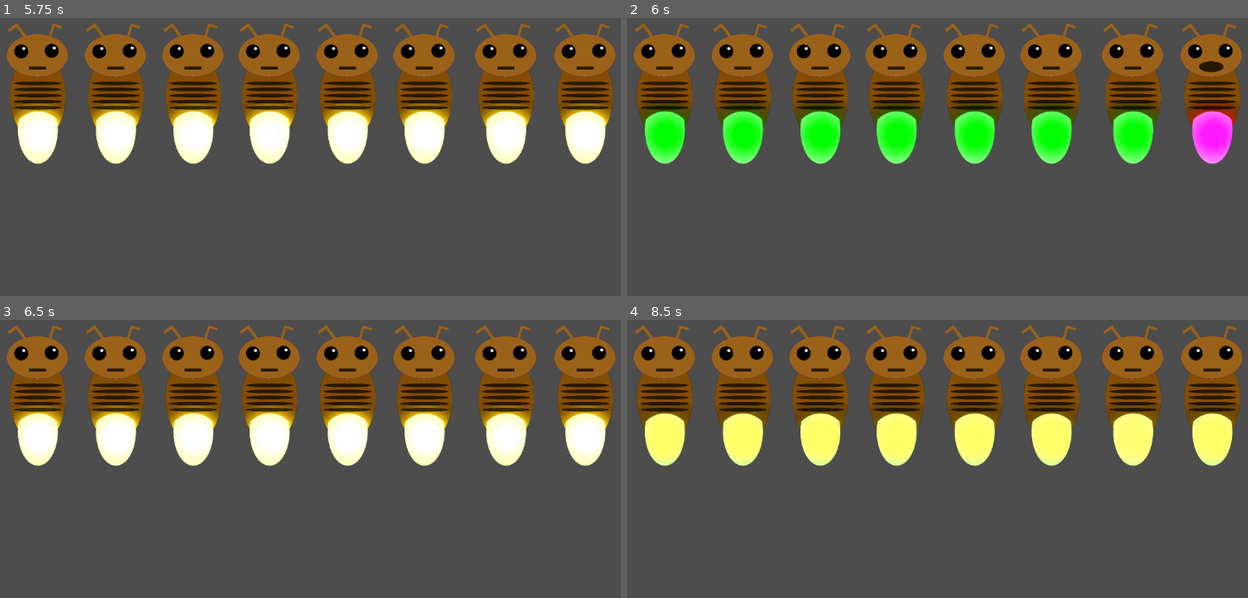
Above: before the commit, frames 1-4 (two rows, left to right).
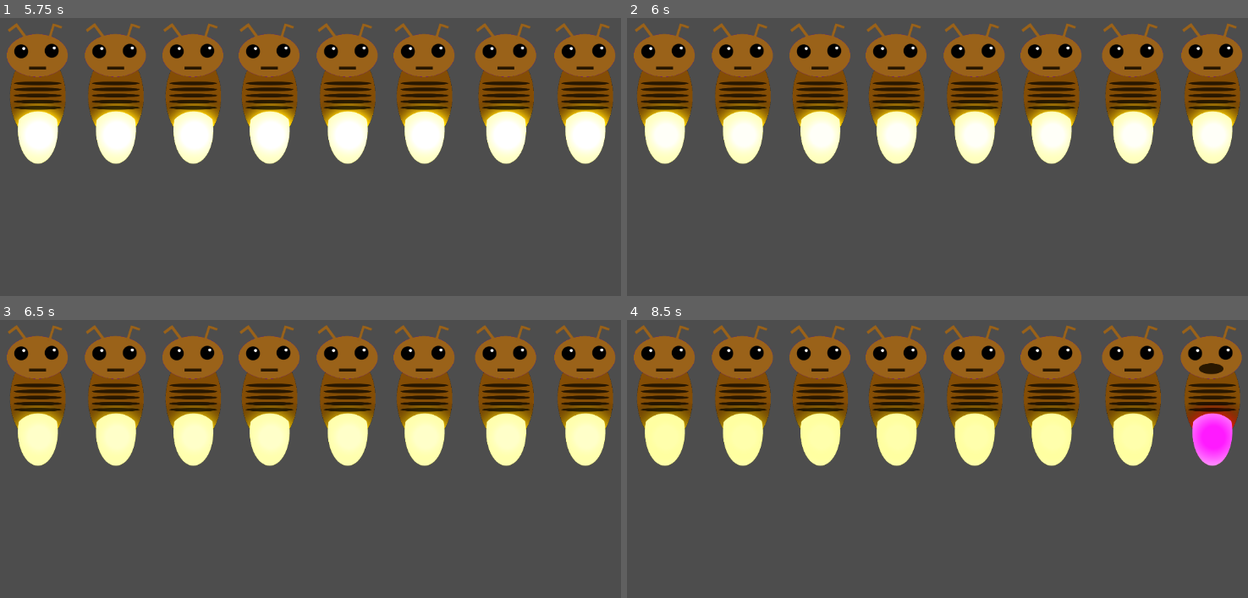
Above: after the commit, the same moments.

Repository: Kaijiro/ld56
Game: Godot game, scene res://scenes/ld_56.tscn
Two runs of this game, one before a commit and one after it. Both use one fixed random seed, a clock stepped at 60 frames per second and the inputs below. Sound files missing from this copy of the repository are replaced by a short silence.
Inputs (mouse positions are in pixels of both pictures, inside the frame that each line leads up to):
- Up to frame 1 (5.75 s): move the mouse to (37, 187) at 0.52 s; click (37, 187) at 0.6 s; move the mouse to (117, 98) at 1.27 s; click (117, 98) at 1.35 s; move the mouse to (192, 98) at 2.02 s; click (192, 98) at 2.1 s; move the mouse to (267, 98) at 2.77 s; click (267, 98) at 2.85 s; move the mouse to (347, 98) at 3.52 s; click (347, 98) at 3.6 s; move the mouse to (422, 98) at 4.27 s; click (422, 98) at 4.35 s; move the mouse to (503, 98) at 5.02 s; click (503, 98) at 5.1 s
- Up to frame 2 (6 s): move the mouse to (1210, 98) at 5.77 s; click (1210, 98) at 5.85 s
- Up to frame 3 (6.5 s): no input
- Up to frame 4 (8.5 s): move the mouse to (1092, 389) at 6.52 s; click (1092, 389) at 6.6 s; move the mouse to (807, 428) at 7.27 s; click (807, 428) at 7.35 s; move the mouse to (1005, 325) at 8.02 s; click (1005, 325) at 8.1 s

Frame 1 is identical in both runs. In frame 2, 11% of the frame differs, in the area x 2-100%, y 1-53%; in frame 3, 8.1%; in frame 4, 8.7%.

Commit message:
Replay seq on error, add score in logs

Diff:
--- a/scripts/sequencer.gd
+++ b/scripts/sequencer.gd
@@ -4,6 +4,13 @@
 var sequence = []
 
 var sequence_index = 0
+@export var max_error: int = 3
+var count_error: int = 0
+var is_lasttry_error: bool = false
+
+# TODO Not sure if this is the right place for this
+var score: int = 0
+var point: int = 2
 
 # Called when the node enters the scene tree for the first time.
 func _ready() -> void:
@@ -21,7 +28,10 @@
     GameSignals.emit_signal("FirefliesTurn")
 
 func call_sequence() -> void:
-    self.sequence.append(fireflies.pick_random())
+    if self.is_lasttry_error:
+        self.is_lasttry_error = false
+    else:
+        self.sequence.append(fireflies.pick_random())
     print("LET'S GET READY TO RUUUMMBLLEEEEEEEE")
     await self.get_tree().create_timer(3).timeout
 
@@ -34,7 +44,7 @@
 func play_sequence() -> void:
     for node in self.sequence:
         await node.sing()
-        await get_tree().create_timer(.5).timeout
+        await get_tree().create_timer(.3).timeout
 
 func handle_player_play(id: int) -> void:
     print("Player played firefly #", id)
@@ -47,8 +57,20 @@
             print("Player has finished turn")
             self.sequence_index = 0
             GameSignals.emit_signal("PlayerEnteredRightSequence")
+            self.score += self.point
+            print("New Score : "+str(self.score))
             # TODO : Maybe add a timer here to wait for the animation to end
             GameSignals.emit_signal("FirefliesTurn")
     else:
         print("Player input is wrong")
-        GameSignals.emit_signal("PlayerEnteredWrongSequence")
+        self.count_error += 1
+        self.point = max(self.point - 1, 1);
+        print("New point value : "+str(self.point))
+        print("Error count : "+str(self.count_error))
+        if self.count_error < self.max_error:
+            self.is_lasttry_error = true
+            GameSignals.emit_signal("PlayerEnteredWrongSequence")
+            self.sequence_index = 0
+            GameSignals.emit_signal("FirefliesTurn")
+        else:
+            GameSignals.emit_signal("GameOver")
--- a/scripts/signals.gd
+++ b/scripts/signals.gd
@@ -5,3 +5,5 @@
 
 signal PlayerEnteredWrongSequence
 signal PlayerEnteredRightSequence
+
+signal GameOver
